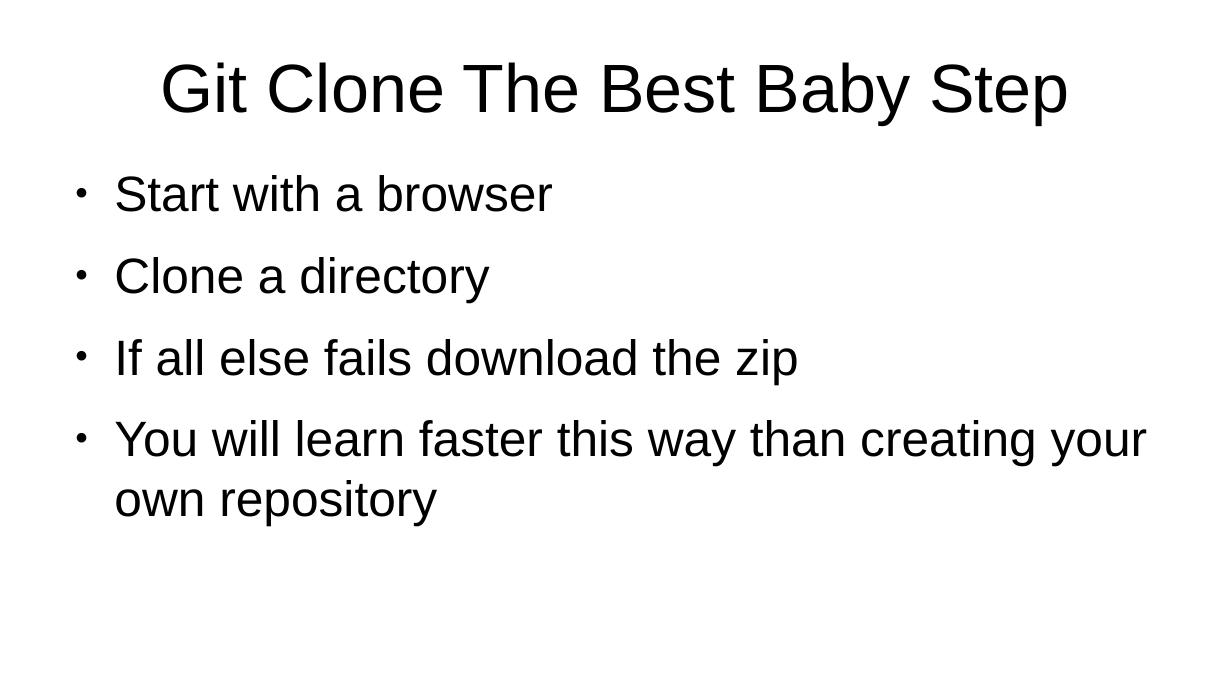
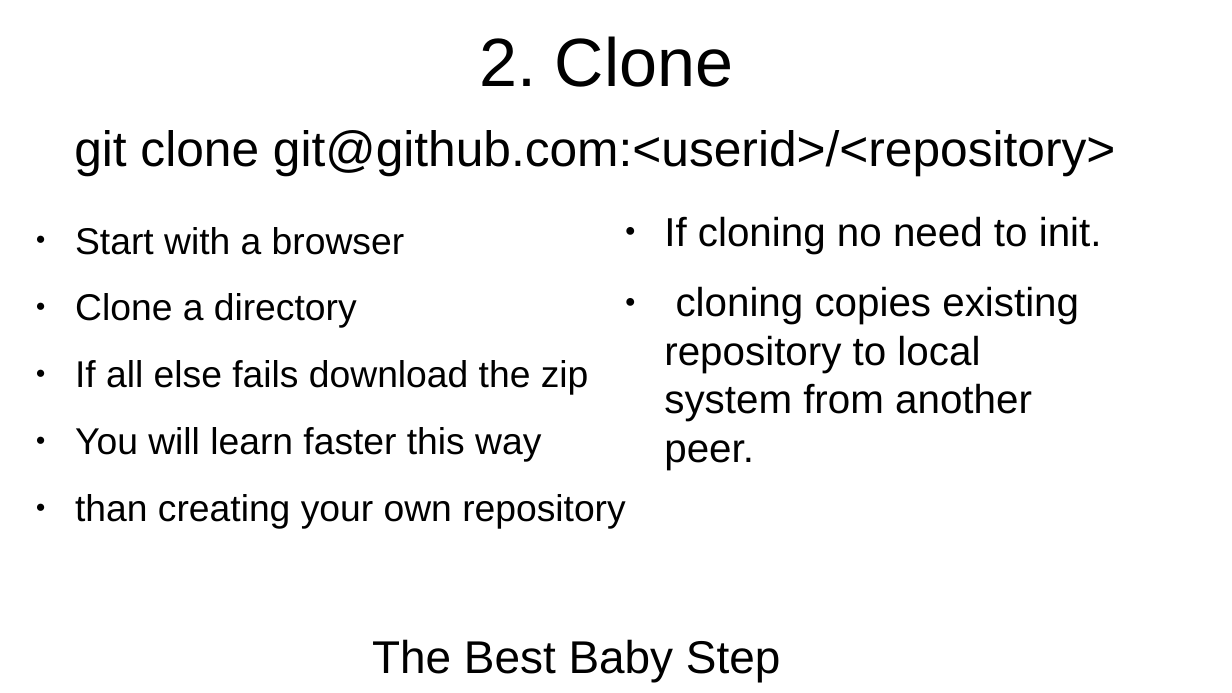
Before and after one commit to flintiii/TenStatementGit, a slide deck: slide 18 of vm_workshop_presentation.odp (slide 16 before the commit). Drawn at 1232x693 pixels with LibreOffice and Linux fonts; fonts in the diff are those of the drawing. Boxes give left, top, right and bottom in pixels: in the first picture for what was removed or moved away, otherwise in the second. Text is boxed around its words. In the diff, an @@ line names an element or a change of style, - is before the commit and + after.

Commit message:
complete presentation

```diff
--- a/vm_workshop_presentation.odp
+++ b/vm_workshop_presentation.odp
@@ title at bbox=[479, 36, 733, 87]: text changed @@
-Git Clone The Best Baby Step
+2. Clone
@@ title added at bbox=[74, 130, 1115, 176], 32 pt, text #000000 @@
+git clone git@github.com:<userid>/<repository>
@@ text "Start with a browser": place and size @@
-text "Start with a browser" at bbox=[114, 175, 1148, 525]
+text "Start with a browser" at bbox=[75, 227, 780, 682]
@@ text at bbox=[75, 227, 589, 395]: size 32 to 24.1 pt in "Start with a browser", "Clone a directory", "If all else fails download the zip" @@
@@ text added at bbox=[664, 216, 1102, 470], 26 pt, text #000000 @@
+● If cloning no need to init.
+● cloning copies existing repository to local system from another peer.
@@ text at bbox=[75, 427, 780, 682]: text changed; size 32 to 24.1 pt @@
-● You will learn faster this way than creating your own repository
+● You will learn faster this way
+● than creating your own repository
+The Best Baby Step
```
Also in this commit, not shown: 3 other slides changed, 13 slides added, 12 slides removed.
